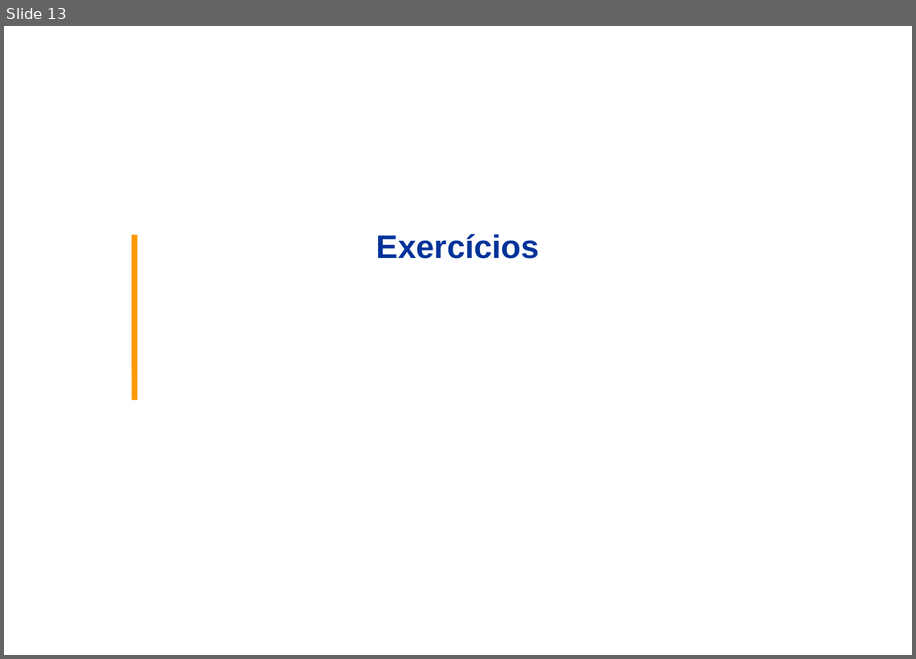
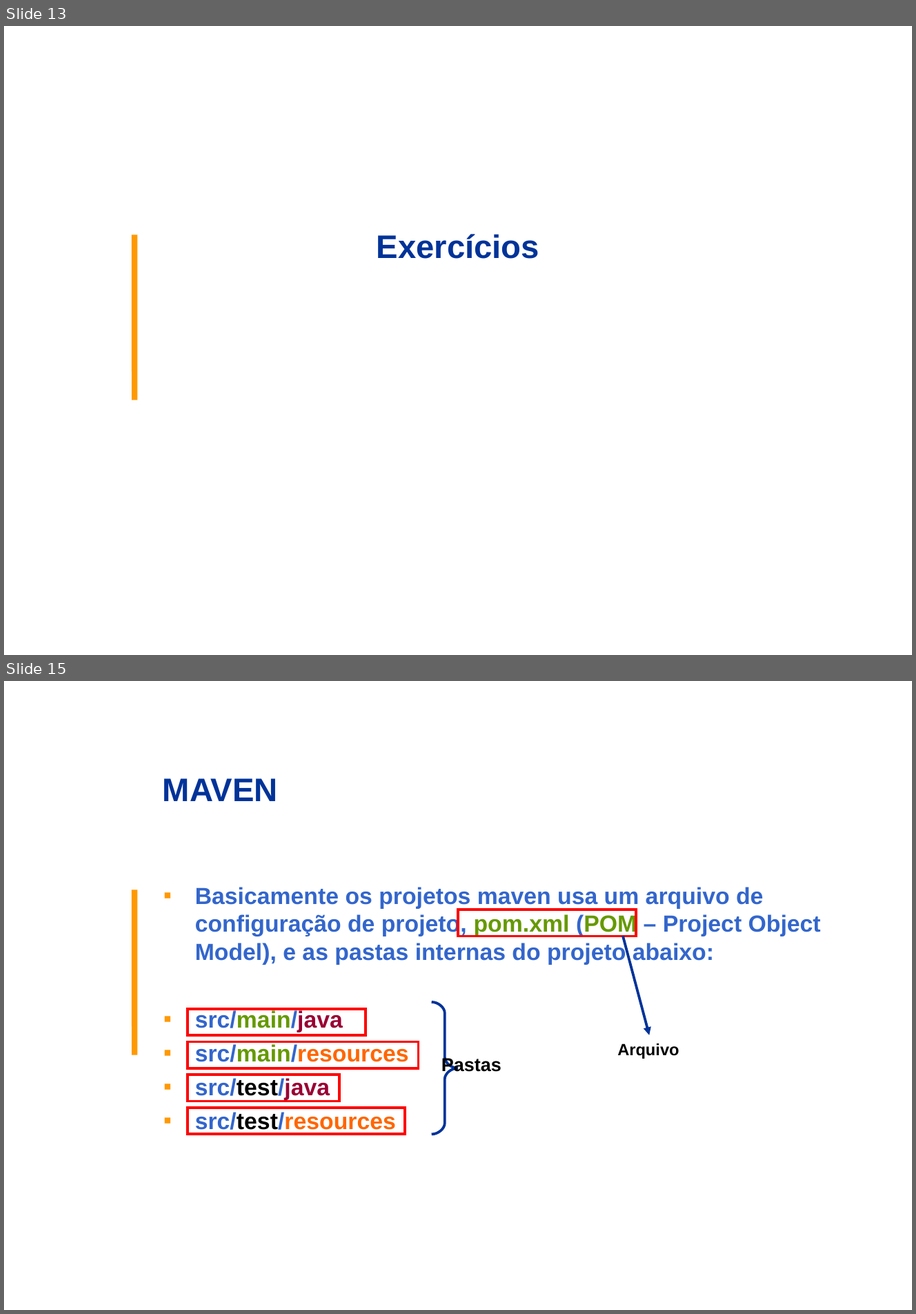
Before and after one commit to kwakassa/ptdes-overfb, a slide deck: 00_Apresentacao/CEDESSP - Modulo Overview Frontend e Backend.ppt. Shown one above the other, each under a label of ours: slide 13 before the commit, slides 13 and 15 after it; the slides between them are not shown. The pictures are 916x659 and 916x1314 pixels, drawn with LibreOffice and Linux fonts; fonts in the diff are those of the drawing; background and template pictures are left out. Boxes give left, top, right and bottom in pixels: in the first picture for what was removed or moved away, otherwise in the second. Text is boxed around its words. In the diff, an @@ line names an element or a change of style, - is before the commit and + after.

```diff
--- a/00_Apresentacao/CEDESSP - Modulo Overview Frontend e Backend.ppt
+++ b/00_Apresentacao/CEDESSP - Modulo Overview Frontend e Backend.ppt
@@ slide 15 added at [4, 681, 912, 1310], background picture (left out); not listed: 1 template element that a slide beside it also shows @@
@@ title added at [163, 778, 278, 801], 28 pt, text #003399, bold @@
+MAVEN
@@ text added at [195, 887, 821, 1133], 20 pt, text #3366CC, bold @@
+▪ Basicamente os projetos maven usa um arquivo de configuração de projeto, pom.xml (POM – Project Object Model), e as pastas internas do projeto abaixo:
+▪ src/main/java
+▪ src/main/resources
+▪ src/test/java
+▪ src/test/resources
@@ rectangle added at [458, 909, 637, 936], outline #FF0000 2.24 pt @@
@@ arrow added from (623, 936) to (649, 1034), #003399 2.24 pt @@
@@ rectangle added at [188, 1009, 366, 1036], outline #FF0000 2.24 pt @@
@@ freeform shape added at [431, 1002, 457, 1134], outline #003399 2.24 pt @@
@@ rectangle added at [188, 1041, 419, 1068], outline #FF0000 2.24 pt @@
@@ text added at [617, 1043, 679, 1058], 14 pt, text #000000, bold @@
+Arquivo
@@ rectangle added at [188, 1074, 339, 1101], outline #FF0000 2.24 pt @@
@@ text added at [441, 1056, 501, 1074], 16 pt, text #000000, bold @@
+Pastas
@@ rectangle added at [188, 1107, 406, 1134], outline #FF0000 2.24 pt @@
```
Also in this commit, not shown: 8 slides changed, 2 other slides added, 46 other files.
